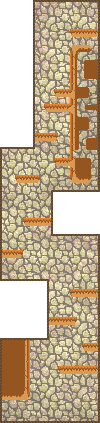
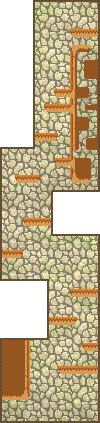
Before/after of a (100, 423) layered artwork. What changed in the layer stack:
hid "moss" (1st of 2) over [2, 2, 98, 421]
added layer "moss" (2nd of 2) (overlay) above "background fase 1 copy 2" over [2, 2, 98, 421]
